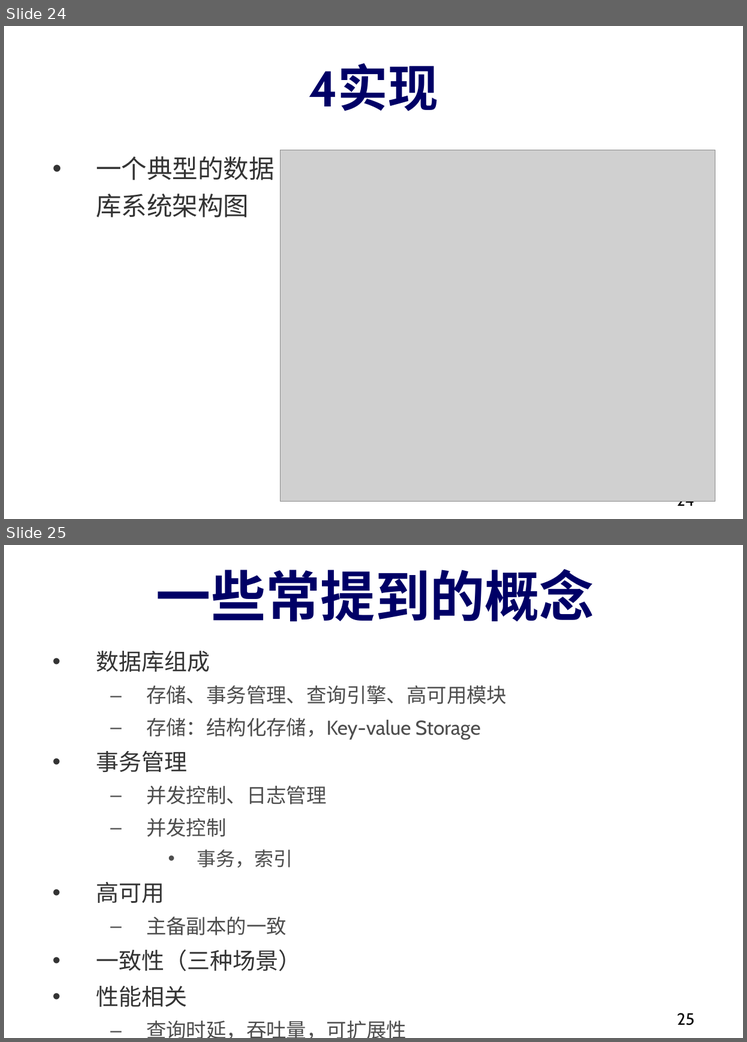
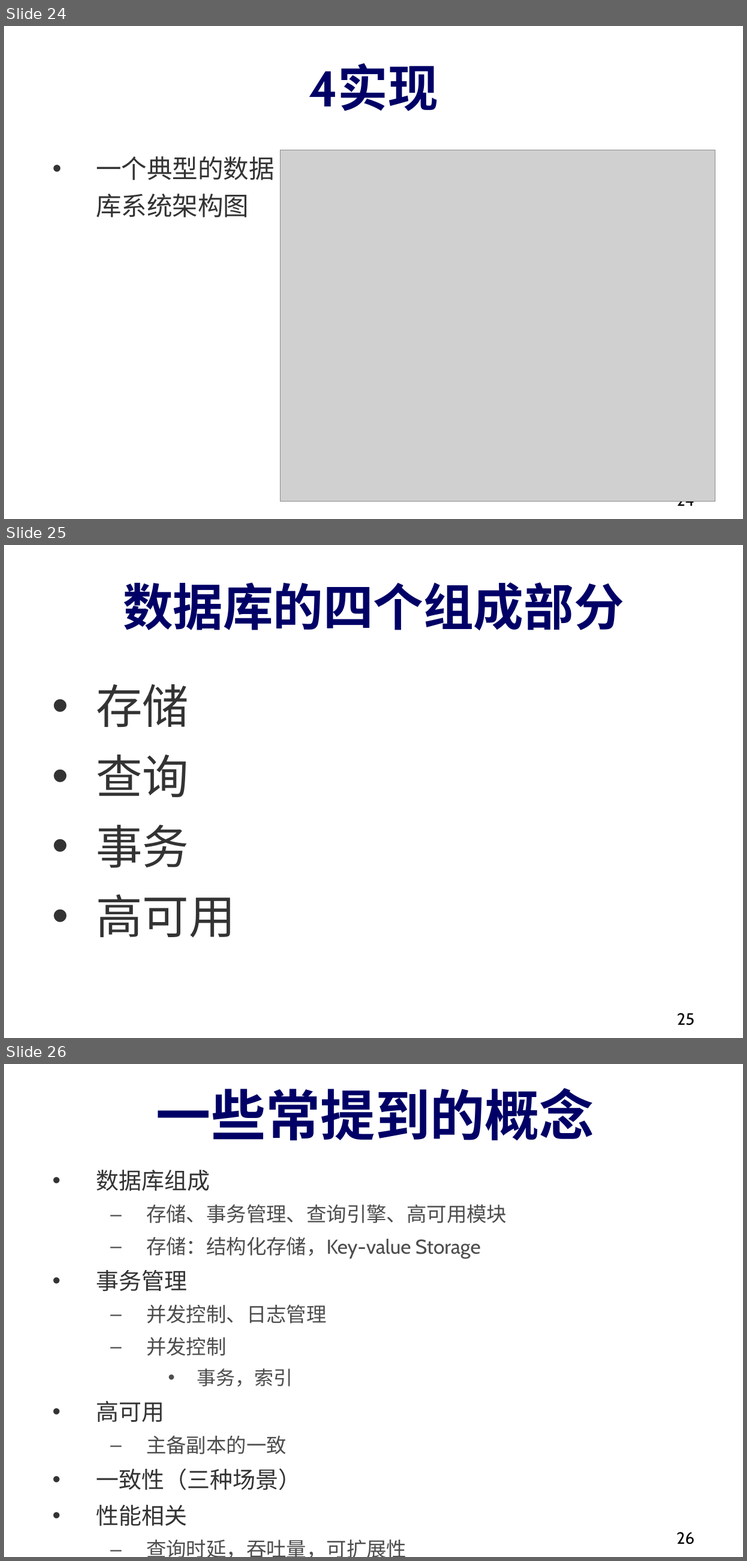
Before and after one commit to dase314/dase314.github.io, a slide deck: files/W1-Intro.pptx. Shown one above the other, each under a label of ours: slides 24 and 25 before the commit, slides 24, 25 and 26 after it. The pictures are 747x1042 and 747x1561 pixels, drawn with LibreOffice and Linux fonts; fonts in the diff are those of the drawing; grey boxes stand for pictures. Boxes give left, top, right and bottom in pixels: in the first picture for what was removed or moved away, otherwise in the second. Text is boxed around its words. In the diff, an @@ line names an element or a change of style, - is before the commit and + after.

```diff
--- a/files/W1-Intro.pptx
+++ b/files/W1-Intro.pptx
@@ slide 25 added at bbox=[4, 545, 743, 1038], background #FFFFFF @@
@@ title added at bbox=[123, 582, 624, 631], 55 pt, text #000066, bold @@
+数据库的四个组成部分
@@ text added at bbox=[96, 684, 236, 937], 51 pt, text #333333 @@
+• 存储
+• 查询
+• 事务
+• 高可用
@@ page number added at bbox=[677, 1012, 695, 1025], 18 pt, text #000000 @@
+25
@@ what was slide 25 is now slide 26 @@
@@ page number at bbox=[677, 1531, 695, 1544]: text changed @@
-25
+26
```
Also in this commit, not shown: 1 slide changed, 1 other file.
